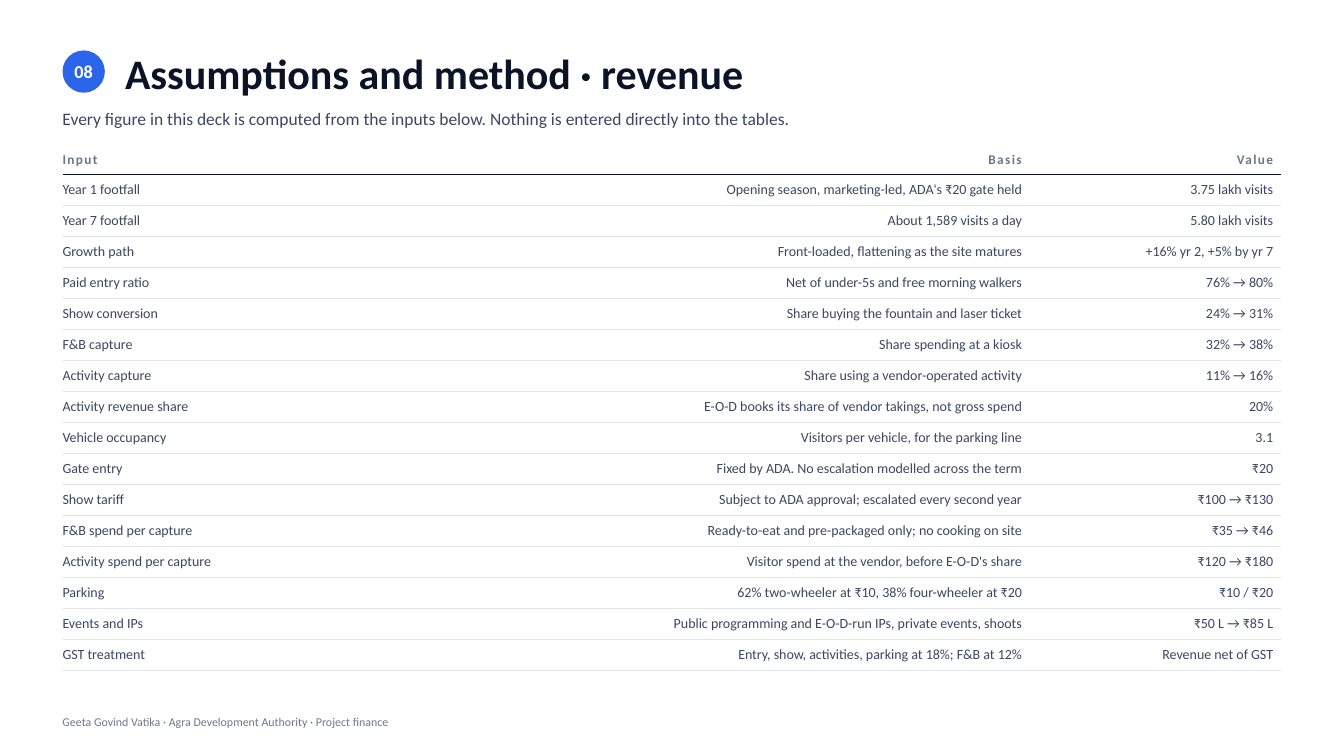
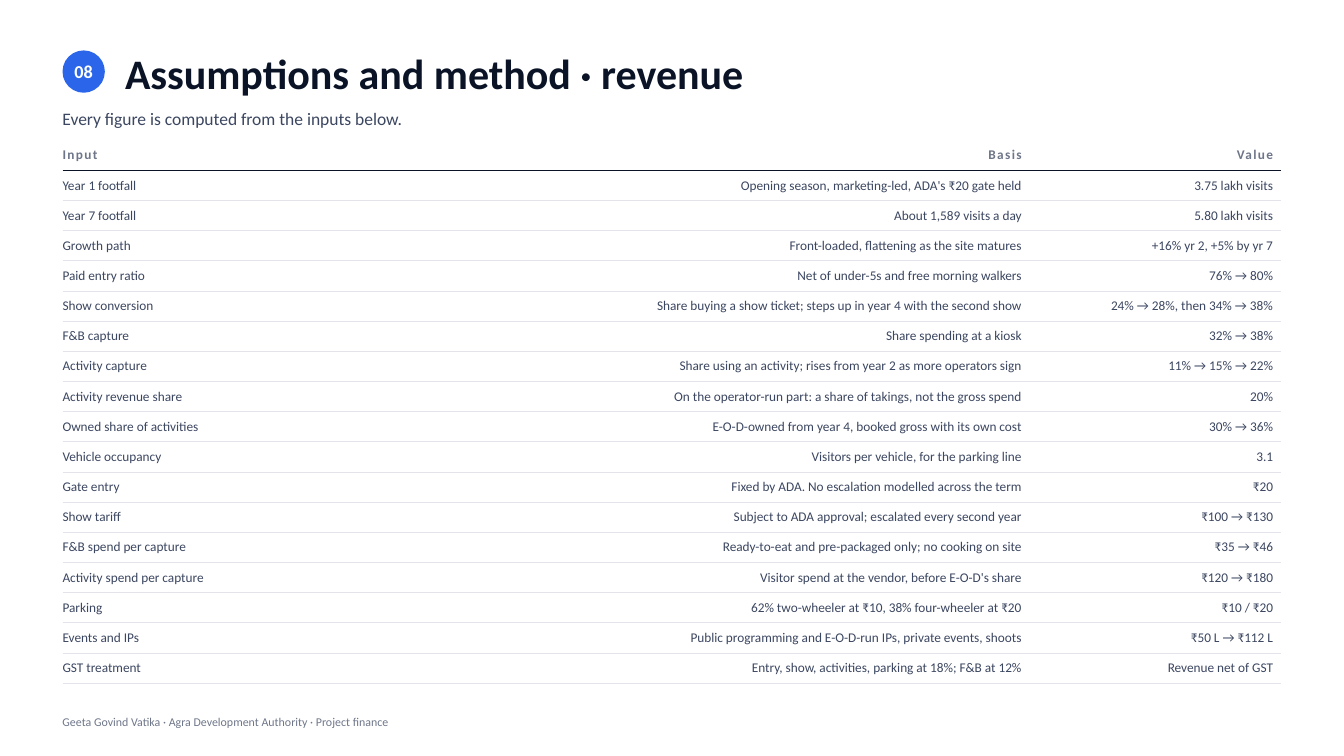
Before and after one commit to eodcfo/vappl-deck, a slide deck: slide 12 of pptx/EOD-Geeta-Govind-Vatika-Project-Finance.pptx (slide 11 before the commit). Drawn at 1344x756 pixels with LibreOffice and Linux fonts; fonts in the diff are those of the drawing. Boxes give left, top, right and bottom in pixels: in the first picture for what was removed or moved away, otherwise in the second. Text is boxed around its words. In the diff, an @@ line names an element or a change of style, - is before the commit and + after.

```diff
--- a/pptx/EOD-Geeta-Govind-Vatika-Project-Finance.pptx
+++ b/pptx/EOD-Geeta-Govind-Vatika-Project-Finance.pptx
@@ text at bbox=[62, 113, 402, 128]: text changed @@
-Every figure in this deck is computed from the inputs below. Nothing is entered directly into the tables.
+Every figure is computed from the inputs below.
@@ table at bbox=[63, 144, 1281, 679] @@
-row 6, column 2: Share buying the fountain and laser ticket
+row 6, column 2: Share buying a show ticket; steps up in year 4 with the second show
-row 6, column 3: 24% → 31%
+row 6, column 3: 24% → 28%, then 34% → 38%
-row 8: Activity capture | Share using a vendor-operated activity | 11% → 16%
-row 9: Activity revenue share | E-O-D books its share of vendor takings, not gross spend | 20%
+row 8: Activity capture | Share using an activity; rises from year 2 as more operators sign | 11% → 15% → 22%
+row 9: Activity revenue share | On the operator-run part: a share of takings, not the gross spend | 20%
+row 10: Owned share of activities | E-O-D-owned from year 4, booked gross with its own cost | 30% → 36%
-row 17, column 3: ₹50 L → ₹85 L
+row 17, column 3: ₹50 L → ₹112 L
```
Also in this commit, not shown: 9 other slides changed, 1 slide added, 13 other files.
